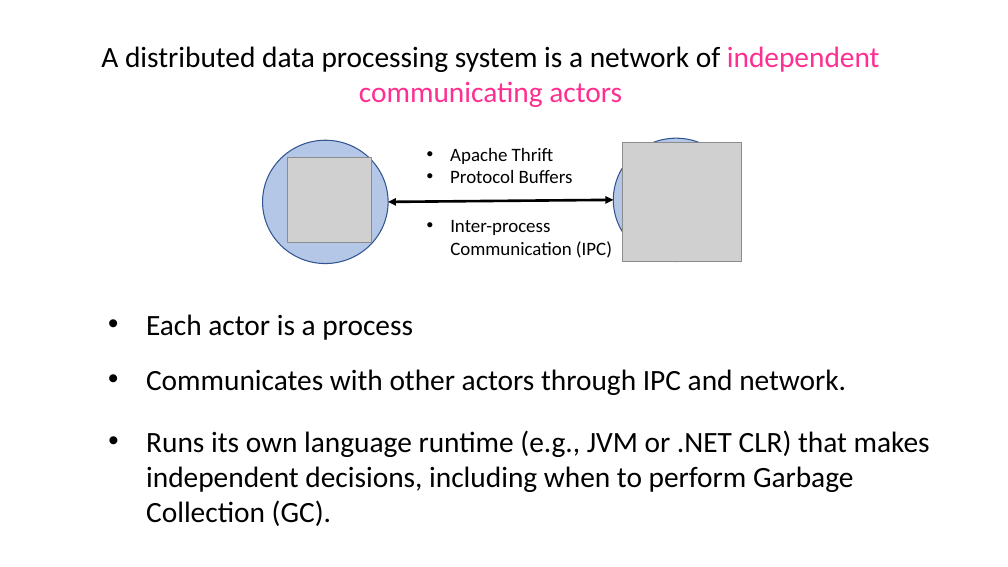
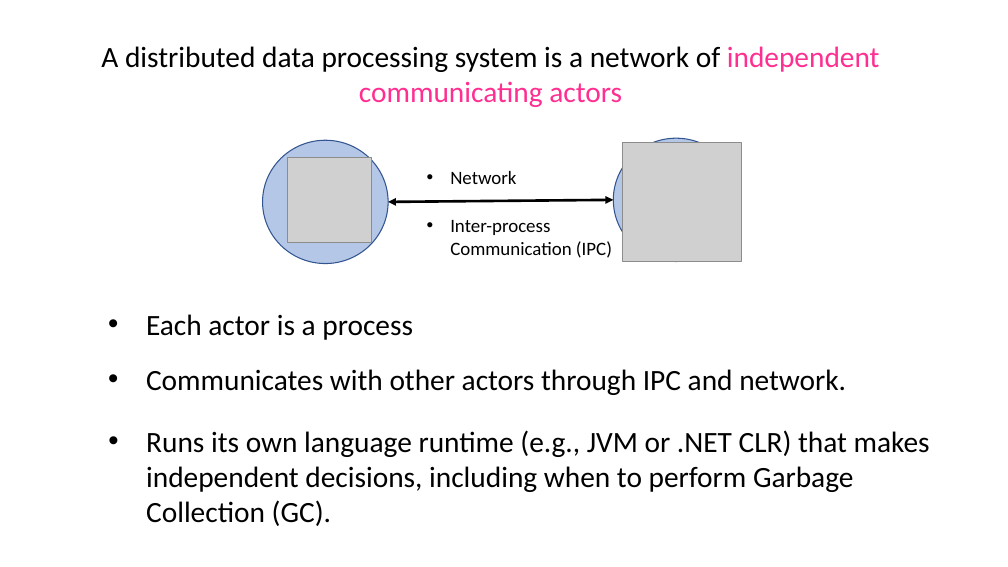
Before and after one commit to gowthamk/gowthamk.github.io, a slide deck: slide 6 of docs/ECOOP18.pptx. Drawn at 1008x567 pixels with LibreOffice and Linux fonts; fonts in the diff are those of the drawing; grey boxes stand for pictures. Boxes give left, top, right and bottom in pixels: in the first picture for what was removed or moved away, otherwise in the second. Text is boxed around its words. In the diff, an @@ line names an element or a change of style, - is before the commit and + after.

```diff
--- a/docs/ECOOP18.pptx
+++ b/docs/ECOOP18.pptx
@@ text at bbox=[450, 171, 516, 184]: text changed @@
-• Apache Thrift
-• Protocol Buffers
+• Network
```
Also in this commit, not shown: 7 other slides changed, 4 slides added, 1 slide removed.
